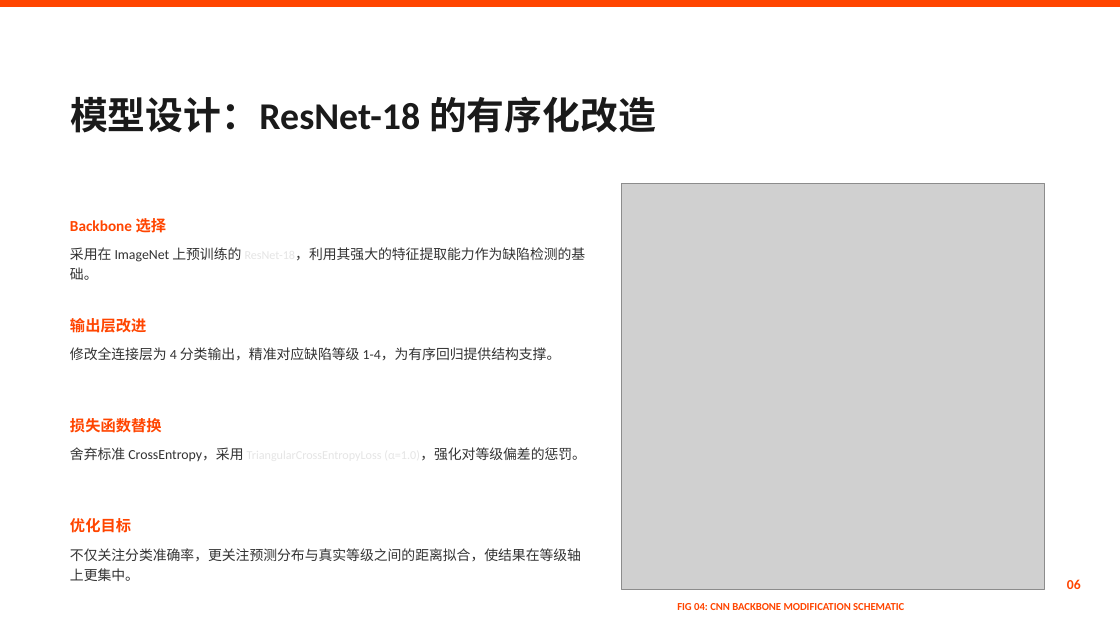
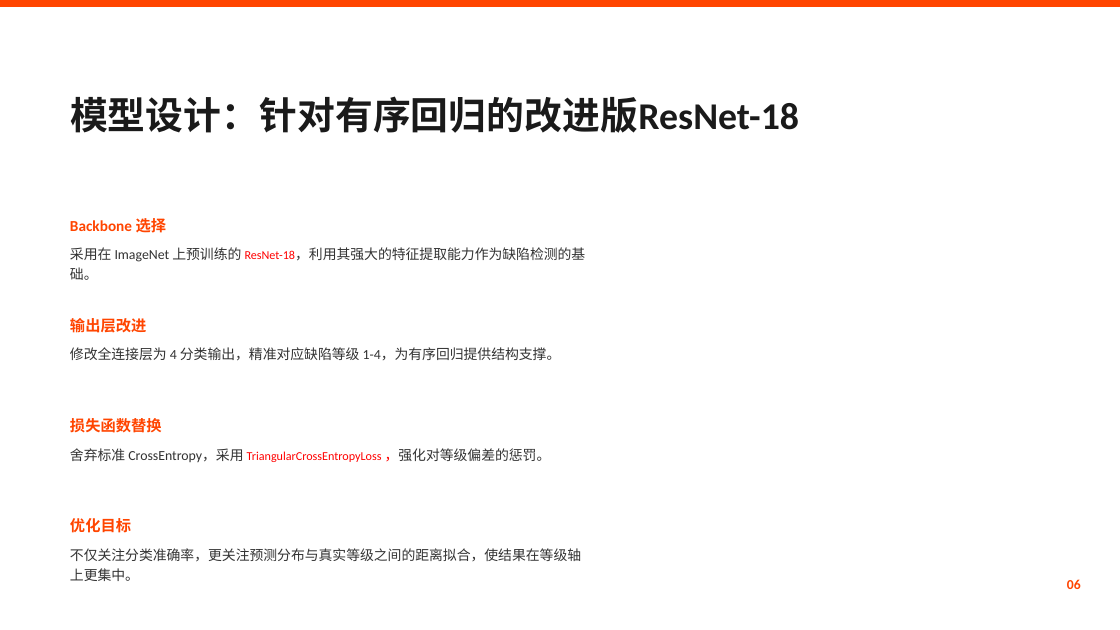
Before and after one commit to muyuniao/work, a slide deck: slide 5 of 基于深度有序回归的钢板表面缺陷分级研究进展.pptx (slide 6 before the commit). Drawn at 1120x630 pixels with LibreOffice and Linux fonts; fonts in the diff are those of the drawing; grey boxes stand for pictures; background and template pictures are left out. Boxes give left, top, right and bottom in pixels: in the first picture for what was removed or moved away, otherwise in the second. Text is boxed around its words. In the diff, an @@ line names an element or a change of style, - is before the commit and + after.

```diff
--- a/基于深度有序回归的钢板表面缺陷分级研究进展.pptx
+++ b/基于深度有序回归的钢板表面缺陷分级研究进展.pptx
@@ text at <box>70,96,799,133</box>: text changed @@
-模型设计：ResNet-18 的有序化改造
+模型设计：针对有序回归的改进版ResNet-18
@@ picture removed at <box>622,184,1045,589</box> @@
@@ text "采用在 ImageNet 上预训练的 ResNet-18，利用其强大的特征提取能力作为缺陷检测的基础。" at <box>70,247,585,280</box>: text colour #E5E5E5 to #FF0000 in "ResNet-18，利用其强大的特征提取能力作为缺陷检测的基础。" @@
@@ text at <box>70,448,551,462</box>: text changed; size 7.8 to 8.9 pt; text colour #E5E5E5 to #333333 @@
-舍弃标准 CrossEntropy，采用 TriangularCrossEntropyLoss (α=1.0)，强化对等级偏差的惩罚。
+舍弃标准 CrossEntropy，采用 TriangularCrossEntropyLoss ，强化对等级偏差的惩罚。
@@ text removed at <box>677,603,904,610</box> @@
-FIG 04: CNN BACKBONE MODIFICATION SCHEMATIC
```
Also in this commit, not shown: 7 other slides changed, 1 slide removed, 1 other file.
